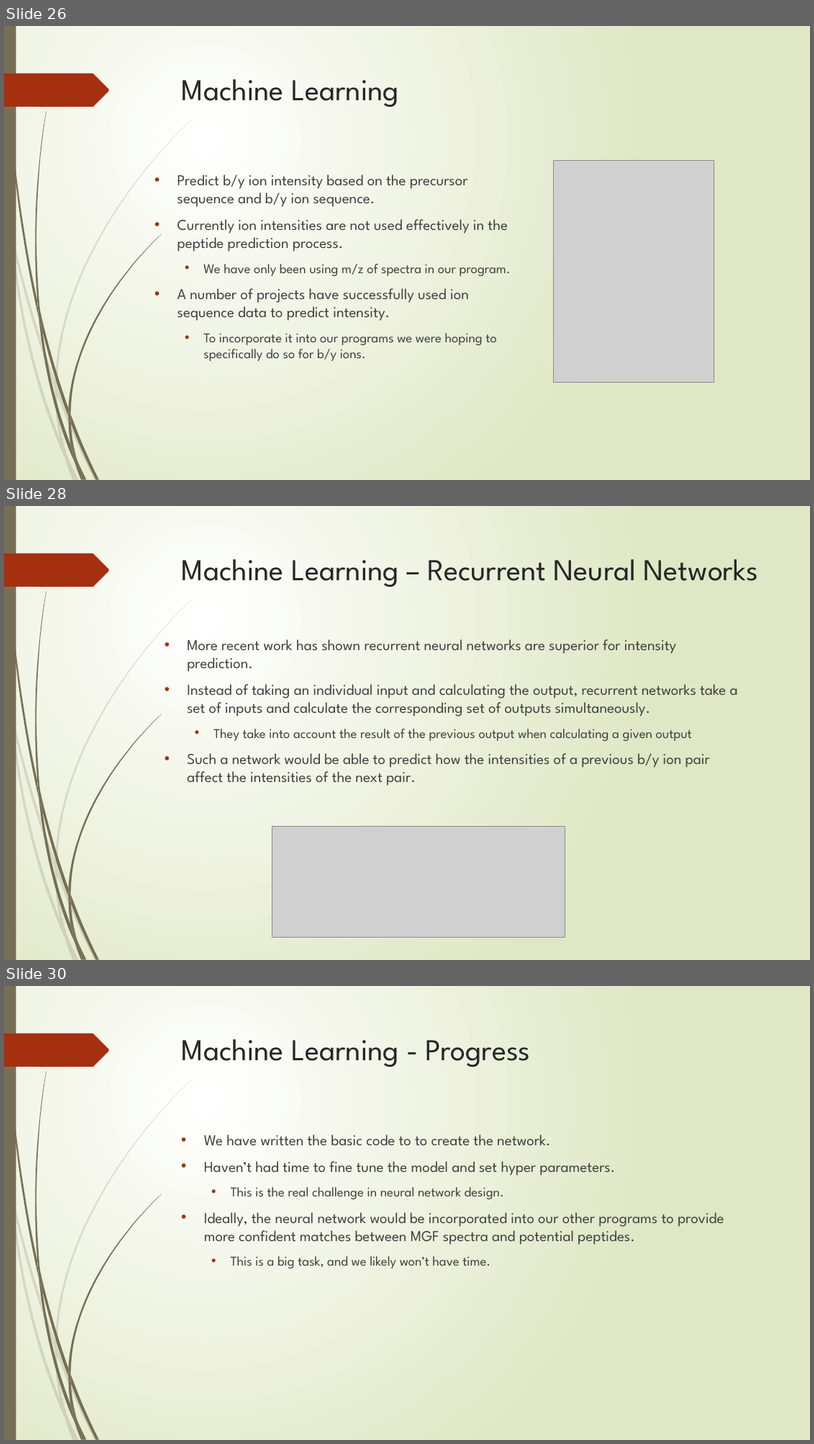
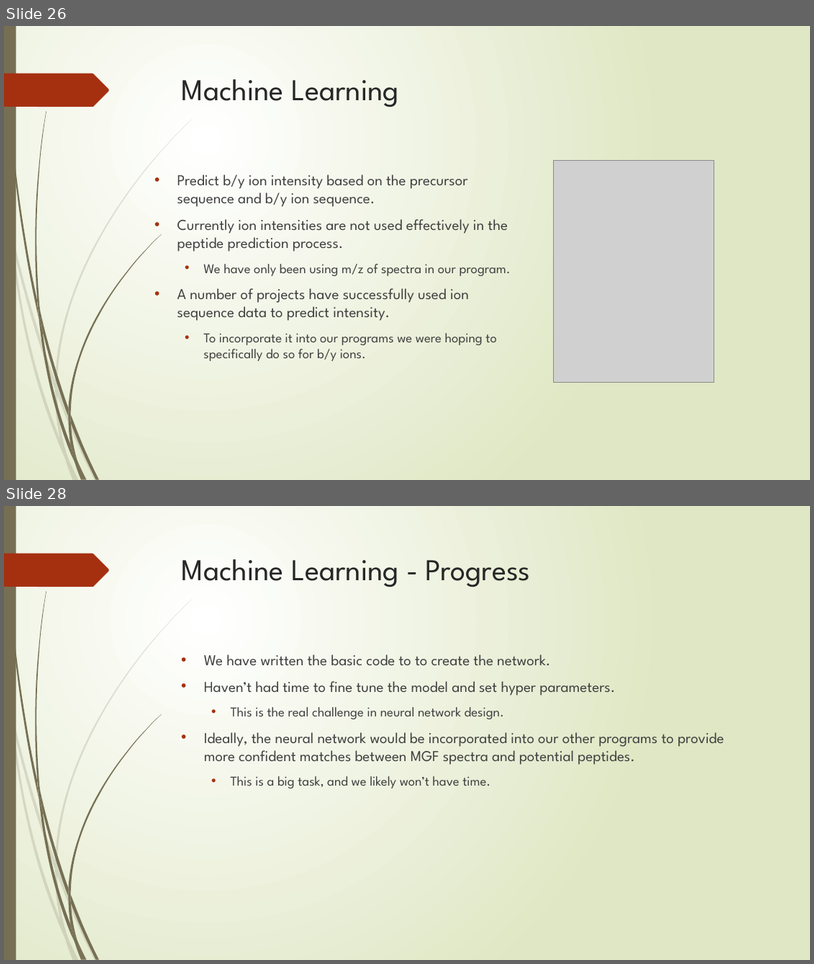
Before and after one commit to nhcha6/MersProject, a slide deck: SecondLabPresentation.pptx. Shown one above the other, each under a label of ours: slides 26, 28 and 30 before the commit, slides 26 and 28 after it; the slides between them are not shown. The pictures are 814x1444 and 814x964 pixels, drawn with LibreOffice and Linux fonts; fonts in the diff are those of the drawing; grey boxes stand for pictures. Boxes give left, top, right and bottom in pixels: in the first picture for what was removed or moved away, otherwise in the second. Text is boxed around its words. In the diff, an @@ line names an element or a change of style, - is before the commit and + after.

```diff
--- a/SecondLabPresentation.pptx
+++ b/SecondLabPresentation.pptx
@@ slide 28 removed at [4, 506, 810, 960], background gradient #FFFFFF to #DFE8C4; not listed: 24 template elements that a slide beside it also shows @@
@@ title removed at [182, 559, 759, 587] @@
-Machine Learning – Recurrent Neural Networks
@@ text removed at [187, 639, 738, 785] @@
-• More recent work has shown recurrent neural networks are superior for intensity prediction.
-• Instead of taking an individual input and calculating the output, recurrent networks take a set of inputs and calculate the corresponding set of outputs simultaneously.
-  • They take into account the result of the previous output when calculating a given output
-• Such a network would be able to predict how the intensities of a previous b/y ion pair affect the intensities of the next pair.
@@ picture removed at [272, 826, 566, 937] @@
@@ what was slide 30 is now slide 28 @@
```
Also in this commit, not shown: 4 slides changed, 1 other slide removed.
